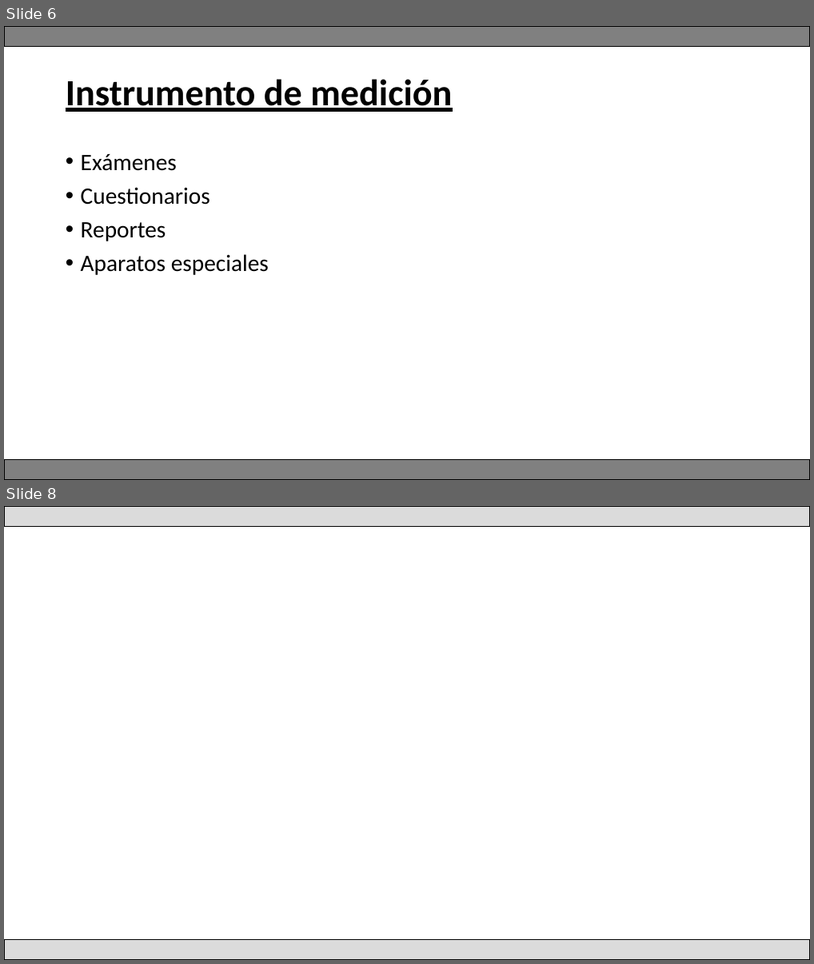
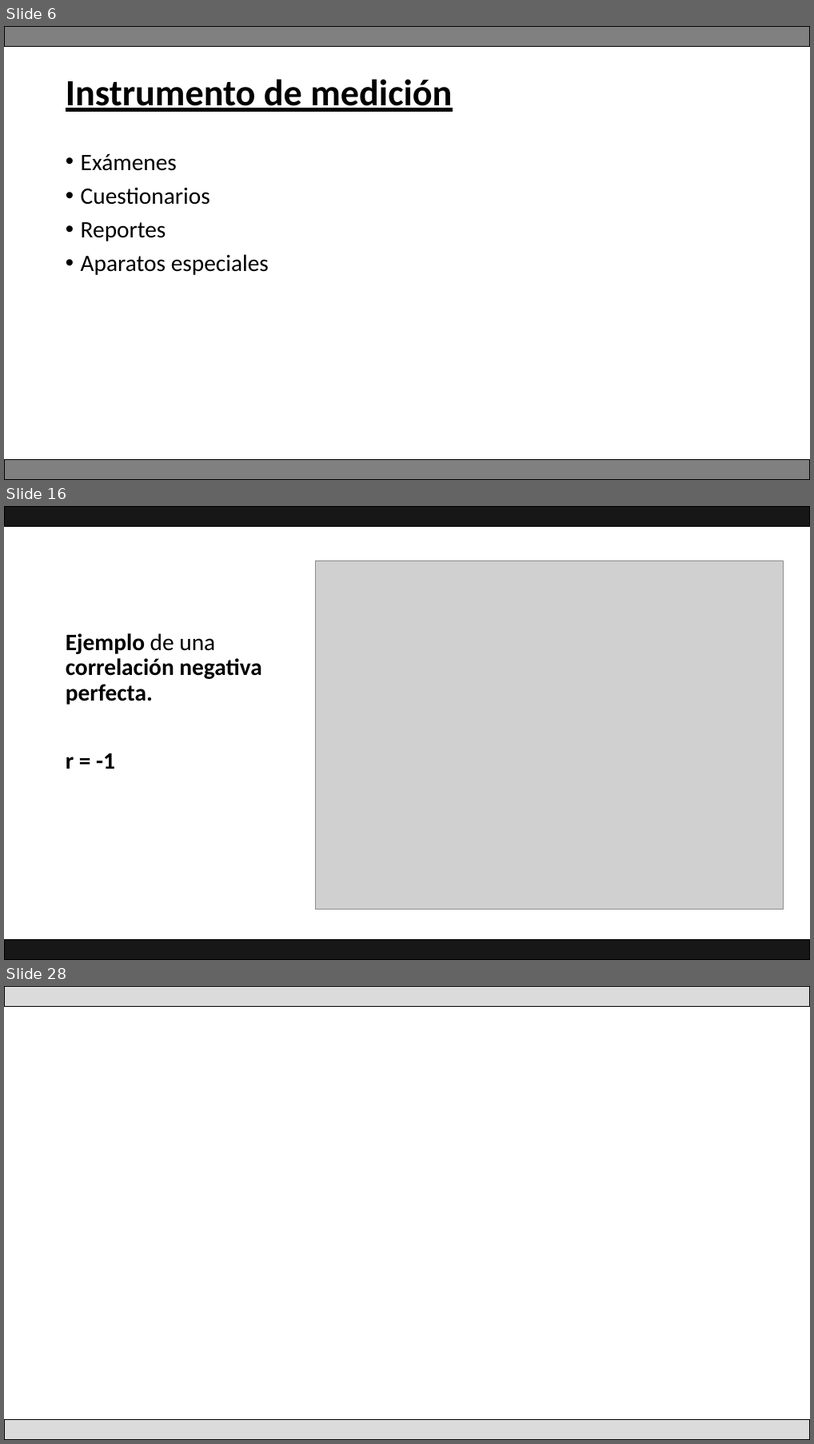
Before and after one commit to Adrifelcha/afchavez-019, a slide deck: JeanPiaget/Presentaciones/04_RecolecciónyAnálisisDatos.pptx. Shown one above the other, each under a label of ours: slides 6 and 8 before the commit, slides 6, 16 and 28 after it; the slides between them are not shown. The pictures are 814x964 and 814x1444 pixels, drawn with LibreOffice and Linux fonts; fonts in the diff are those of the drawing; grey boxes stand for pictures. Boxes give left, top, right and bottom in pixels: in the first picture for what was removed or moved away, otherwise in the second. Text is boxed around its words. In the diff, an @@ line names an element or a change of style, - is before the commit and + after.

```diff
--- a/JeanPiaget/Presentaciones/04_RecolecciónyAnálisisDatos.pptx
+++ b/JeanPiaget/Presentaciones/04_RecolecciónyAnálisisDatos.pptx
@@ slide 16 added at (4,506,810,960), background #FFFFFF @@
@@ rectangle added at (4,506,810,526), fill #181717, outline #000000 1 pt @@
@@ picture added at (315,561,784,909) @@
@@ text added at (66,633,262,768), 28 pt, text #000000, bold @@
+Ejemplo de una correlación negativa perfecta.
+r = -1
@@ rectangle added at (4,940,810,960), fill #181717, outline #000000 1 pt @@
@@ what was slide 8 is now slide 28 @@
```
Also in this commit, not shown: 1 slide changed, 19 other slides added, 11 other files.
